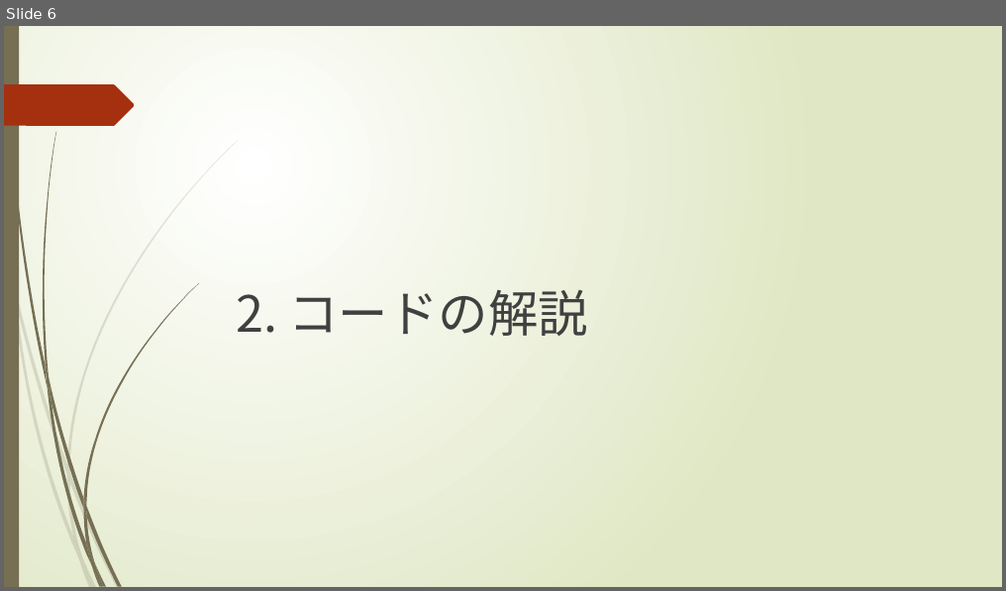
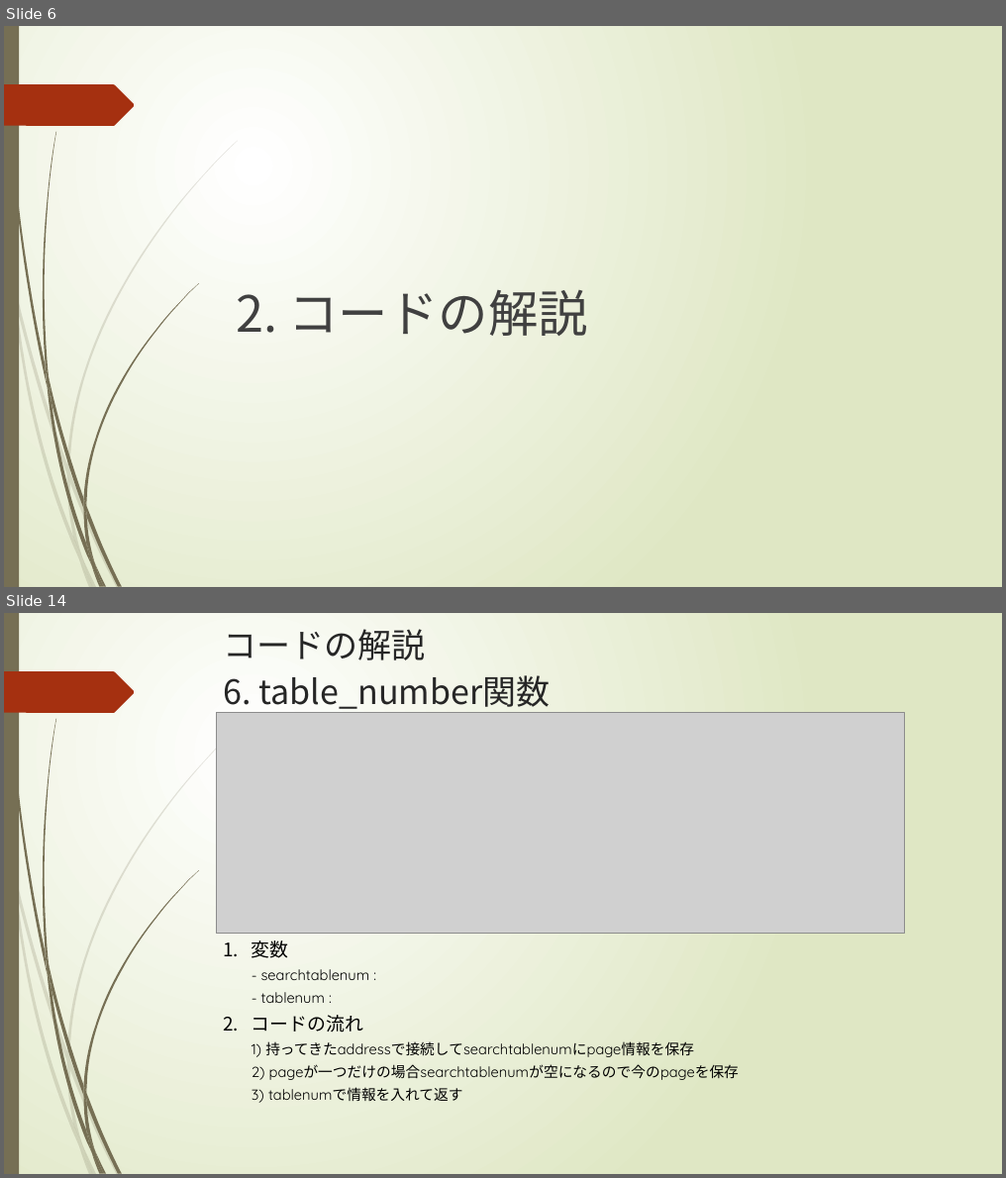
Before and after one commit to SangWooChun714/mirineglobal, a slide deck: crawlingコード解説.pptx. Shown one above the other, each under a label of ours: slide 6 before the commit, slides 6 and 14 after it; the slides between them are not shown. The pictures are 1006x591 and 1006x1178 pixels, drawn with LibreOffice and Linux fonts; fonts in the diff are those of the drawing; grey boxes stand for pictures. Boxes give left, top, right and bottom in pixels: in the first picture for what was removed or moved away, otherwise in the second. Text is boxed around its words. In the diff, an @@ line names an element or a change of style, - is before the commit and + after.

```diff
--- a/crawlingコード解説.pptx
+++ b/crawlingコード解説.pptx
@@ slide 14 added at (4, 613, 1002, 1174), background gradient #FFFFFF to #DFE8C4; not listed: 24 template elements that a slide beside it also shows @@
@@ title added at (224, 629, 550, 713), 32.4 pt, text #262626 @@
+コードの解説
+6. table_number関数
@@ picture added at (216, 713, 905, 934) @@
@@ text added at (252, 941, 739, 1103), 14 pt, text #000000 @@
+1. 変数
+   - searchtablenum :
+   - tablenum :
+2. コードの流れ
+   1) 持ってきたaddressで接続してsearchtablenumにpage情報を保存
+   2) pageが一つだけの場合searchtablenumが空になるので今のpageを保存
+   3) tablenumで情報を入れて返す
```
Also in this commit, not shown: 7 slides changed, 5 other slides added, 12 other files.
